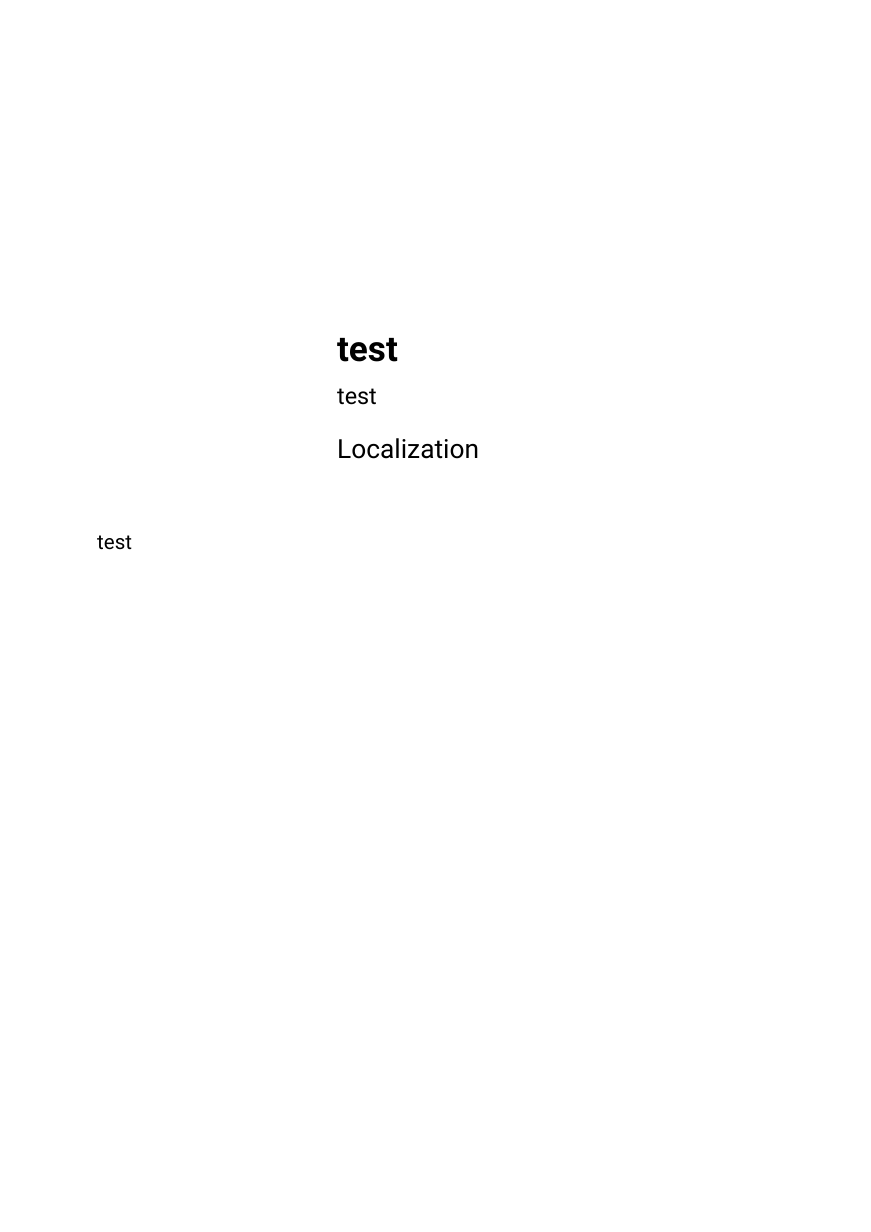
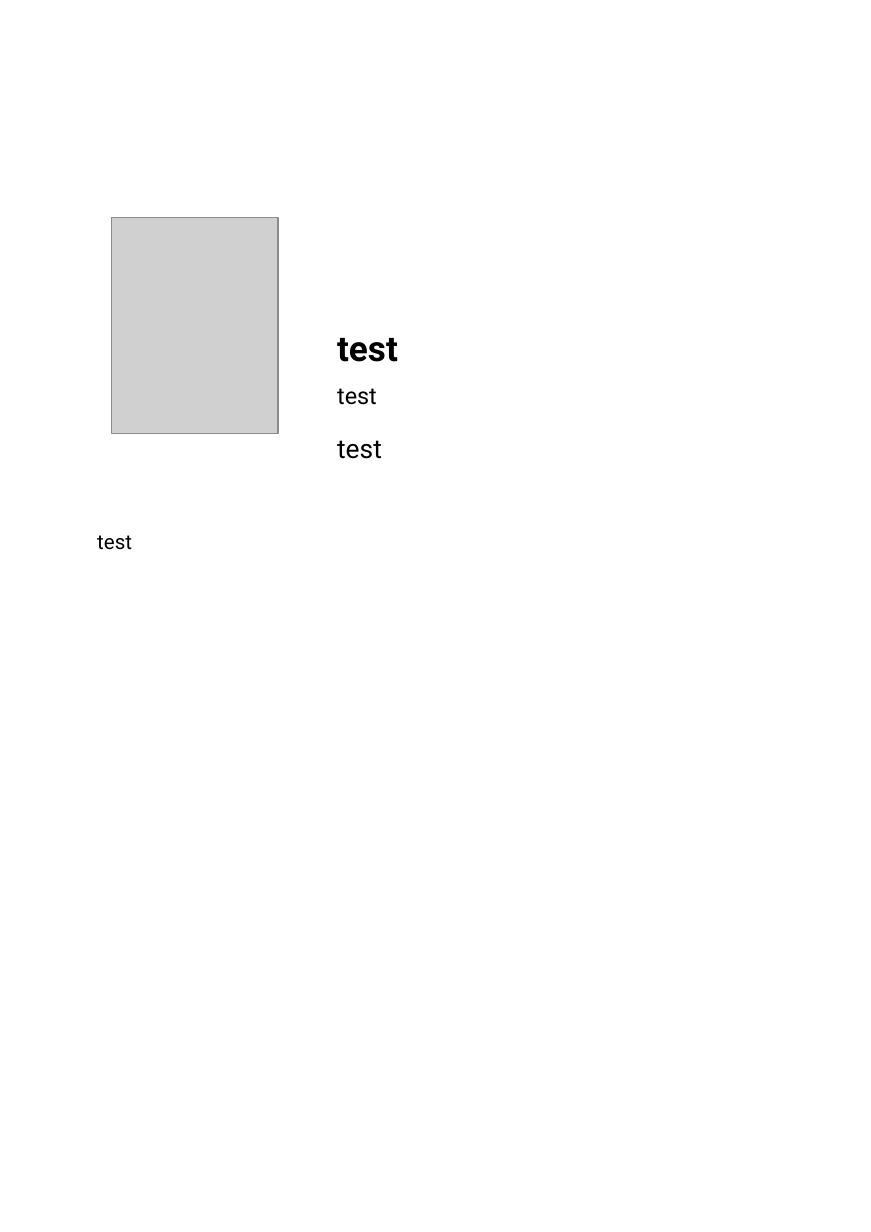
Before and after one commit to McOwska/EmployeePageGenerator, a slide deck: slide 1 of backend/output.pptx. Drawn at 871x1232 pixels with LibreOffice and Linux fonts; fonts in the diff are those of the drawing; grey boxes stand for pictures; background and template pictures are left out. Boxes give left, top, right and bottom in pixels: in the first picture for what was removed or moved away, otherwise in the second. Text is boxed around its words. In the diff, an @@ line names an element or a change of style, - is before the commit and + after.

```diff
--- a/backend/output.pptx
+++ b/backend/output.pptx
@@ picture added at (112, 217, 278, 433) @@
@@ text at (337, 440, 382, 459): text changed @@
-Localization
+test
```
Also in this commit, not shown: 4 other files.
